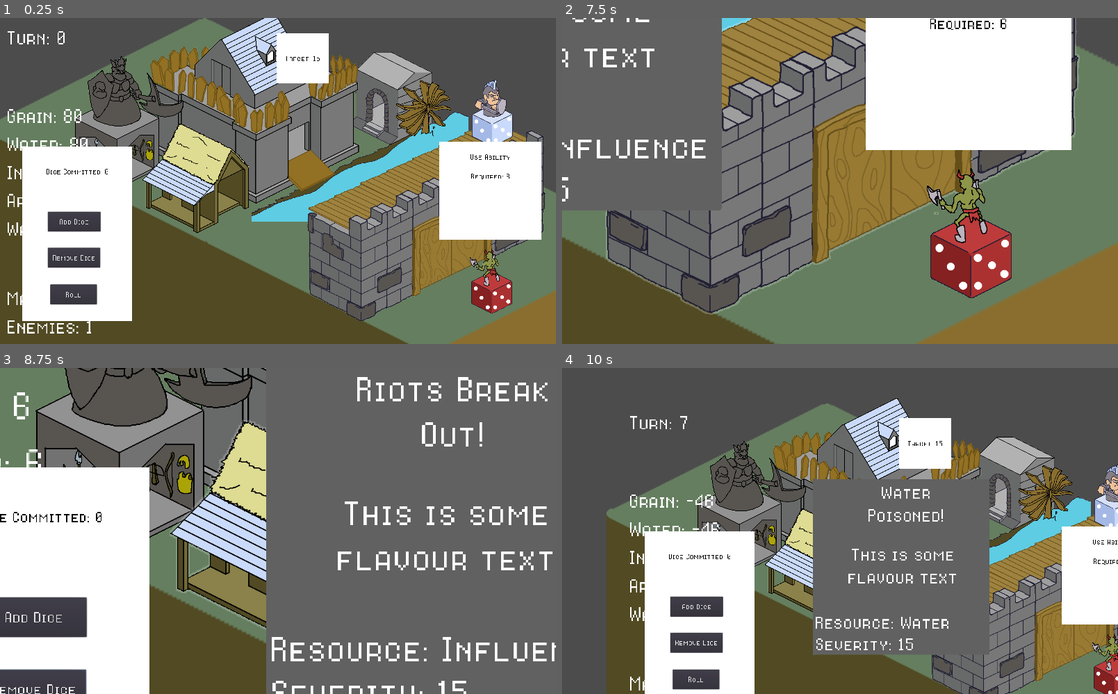
Above: before the commit, frames 1-4 (two rows, left to right).
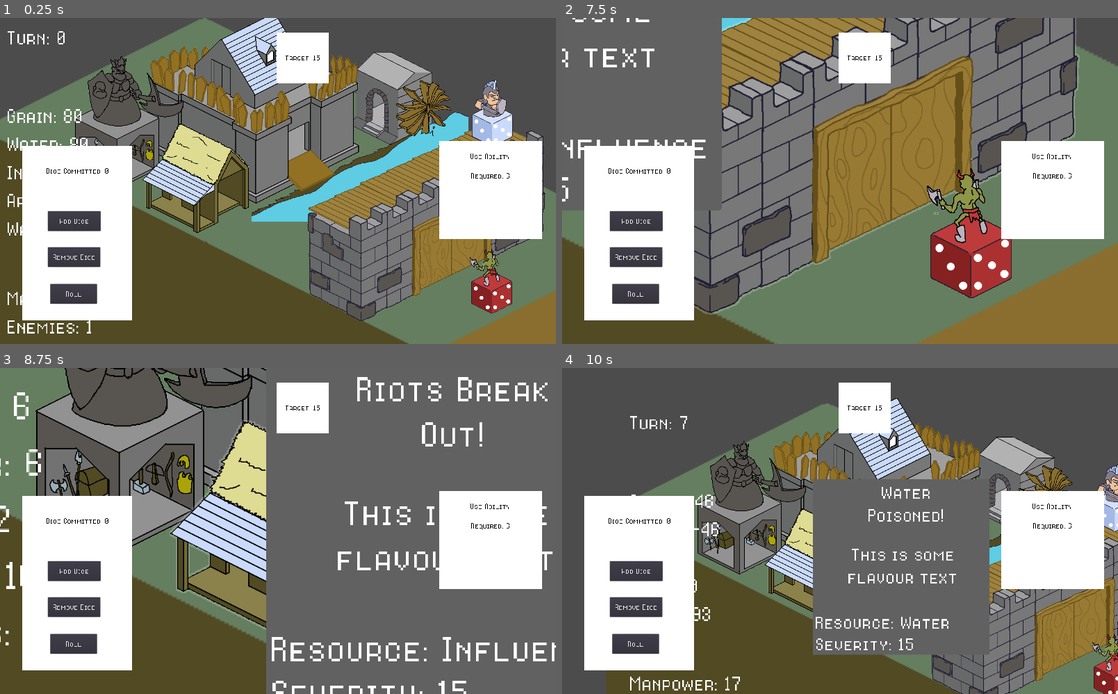
Above: after the commit, the same moments.

Repository: CapsCollective/rng-stronghold
Game: Godot game, scene res://scenes/main.tscn
Same seed, same stepped clock (60 frames per second), same inputs: the game is played once before the commit and once after it.
Inputs (mouse positions are in pixels of both pictures, inside the frame that each line leads up to):
- Up to frame 1 (0.25 s): no input
- Up to frame 2 (7.5 s): click "Roll" at 0.5 s; click "Add Dice" at 1.25 s; click "Remove Dice" at 2 s; click "Roll" at 2.75 s; click "Add Dice" at 3.5 s; click "Remove Dice" at 4.25 s; click "Roll" at 5 s; click "Add Dice" at 5.75 s; click "Remove Dice" at 6.5 s; tap Enter (ui_accept) at 7.25 s; move the mouse to (1001, 154) at 7.27 s; press the mouse at (1001, 154) at 7.28 s
- Up to frame 3 (8.75 s): tap Enter (ui_accept) at 7.52, 8, 8.27 s; move the mouse to (278, 531) at 8.02 s; release the mouse at (278, 531) at 8.03 s; right-click (278, 531) at 8.1 s; click (278, 531) at 8.17 s
- Up to frame 4 (10 s): tap Enter (ui_accept) at 8.75, 9.5, 9.77 s; move the mouse to (973, 374) at 8.77 s; press the mouse at (973, 374) at 8.78 s; move the mouse to (706, 420) at 9.52 s; release the mouse at (706, 420) at 9.53 s; right-click (706, 420) at 9.6 s; click (706, 420) at 9.67 s

The runs differ from the first frame. In frame 1, 0.7% of the frame differs, in the area x 4-98%, y 4-93%; in frame 2, 30%, in the area x 4-98%, y 0-93%; in frame 3, 17%; in frame 4, 22%.

Commit message:
Made UI scale with camera

Diff:
--- a/scenes/main.tscn
+++ b/scenes/main.tscn
@@ -108,7 +108,10 @@
 "_edit_use_anchors_": false
 }
 
-[node name="BuildingInterface" parent="." instance=ExtResource( 5 )]
+[node name="CanvasLayer" type="CanvasLayer" parent="."]
+
+[node name="BuildingInterface" parent="CanvasLayer" instance=ExtResource( 5 )]
+position = Vector2( 0.709473, 0.679001 )
 
 [node name="EventPanel" parent="." instance=ExtResource( 4 )]
 visible = false
